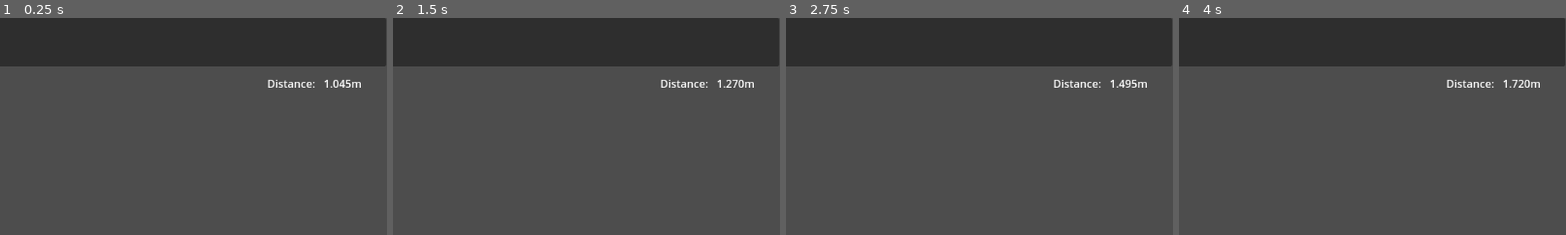
Above: before the commit, frames 1-4 (left to right).
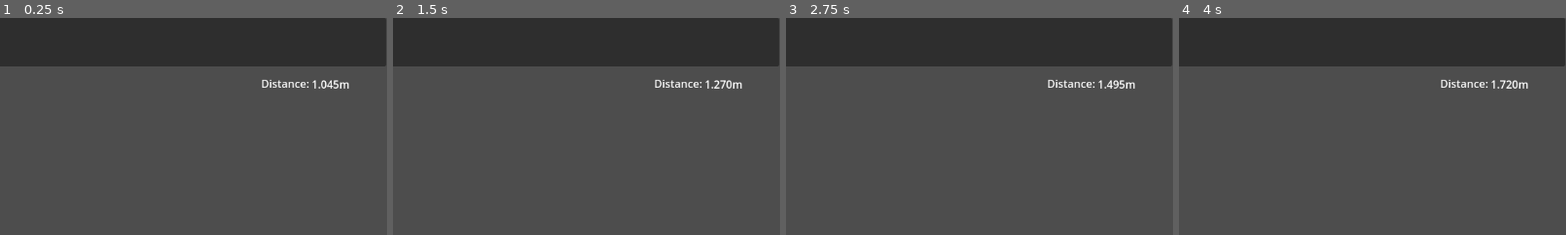
Above: after the commit, the same moments.

Repository: sarahletchford42/the-big-race
Game: Godot game, scene res://scenes/UI/main_ui.tscn
Same seed, same stepped clock (60 frames per second), same inputs: the game is played once before the commit and once after it. The engine's default icon, where the game draws it, is replaced by a stand-in: a white triangle on a blue panel in a dark square.
Inputs:
- Up to frame 1 (0.25 s): no input
- Up to frame 2 (1.5 s): tap Enter at 0.5 s; tap Space at 1.25 s
- Up to frame 3 (2.75 s): tap Enter at 2 s
- Up to frame 4 (4 s): tap Space at 2.75 s; tap Enter at 3.5 s
The pictures show only the part of the screen within x 50-100%, y 0-50%; the shares and areas given below are measured in that part.

The runs differ from the first frame. In frame 1, 0.6% of the frame differs, in the area x 67-94%, y 28-33%; in frame 2, 0.6%; in frame 3, 0.6%; in frame 4, 0.6%.

Commit message:
Speed adjustment on inv press
Added speed adjustment on clicking the correct or incorrect item from the Inventory

Diff:
--- a/scenes/UI/main_ui.tscn
+++ b/scenes/UI/main_ui.tscn
@@ -18,9 +18,9 @@
 [node name="CanvasLayer" type="CanvasLayer" parent="."]
 
 [node name="Distance" type="RichTextLabel" parent="CanvasLayer"]
-offset_left = 974.0
+offset_left = 965.0
 offset_top = 86.0
-offset_right = 1053.0
+offset_right = 1044.0
 offset_bottom = 114.0
 text = "Distance:"
 
@@ -33,10 +33,12 @@
 text = "To Next Level:"
 
 [node name="Distance_Value" type="RichTextLabel" parent="CanvasLayer"]
-offset_left = 1058.0
-offset_top = 86.0
-offset_right = 1125.0
-offset_bottom = 115.0
+offset_left = 1040.0
+offset_top = 87.0
+offset_right = 1150.0
+offset_bottom = 116.0
+fit_content = true
+scroll_active = false
 script = ExtResource("1_evb2e")
 speed = 0.1
 
@@ -75,3 +77,5 @@
 offset_bottom = 185.0
 texture = ExtResource("5_nspj6")
 script = ExtResource("6_xj0fn")
+
+[connection signal="item_clicked" from="CanvasLayer/Inventory" to="CanvasLayer/Inventory" method="_on_item_clicked"]
--- a/scripts/UI/Distance_Value.gd
+++ b/scripts/UI/Distance_Value.gd
@@ -15,3 +15,11 @@
 	for value in delta:
 		value = float((delta * (speed * 2)))
 		dist_add(value)
+
+func speed_up():
+	speed += .2
+	print(speed)
+
+func speed_down():
+	speed = speed - .2
+	print(speed)
--- a/scripts/UI/Inventory.gd
+++ b/scripts/UI/Inventory.gd
@@ -9,3 +9,13 @@
 # Called every frame. 'delta' is the elapsed time since the previous frame.
 func _process(delta):
 	pass
+
+
+
+func _on_item_clicked(index, at_position, mouse_button_index):
+	var food = get_tree().root.get_node("Main_UI/CanvasLayer/Thought_Bubble/Food_Request")
+	var sp = get_tree().root.get_node("Main_UI/CanvasLayer/Distance_Value")
+	if food.get_texture() == self.get_item_icon(index):
+		sp.speed_down()
+	else:
+		sp.speed_up()
